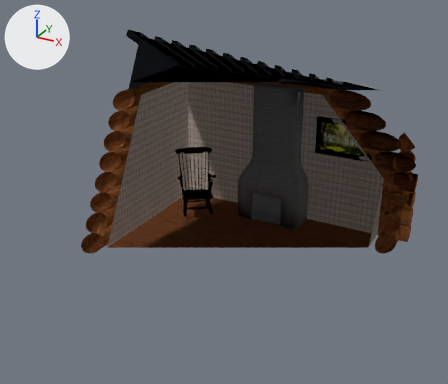
The Blender file objects/buildings/Chalet/V1/chalet.blend, before and after one commit.
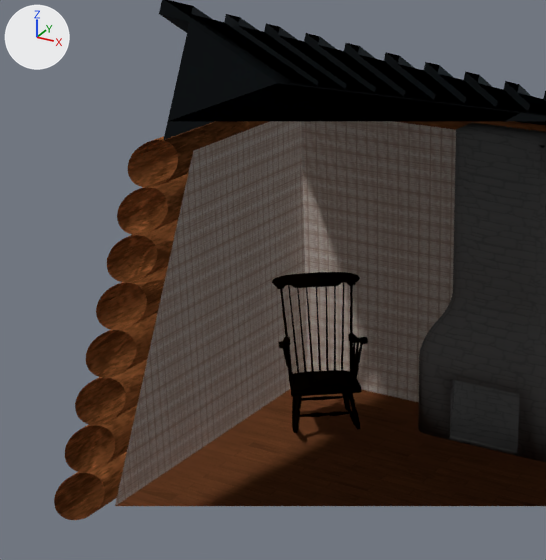
The first picture shows the older version from a 50 mm lens placed at (26.9, -51.7, 32.7), pointed at (-0.3, -2.1, 7.9). The close-ups show the older and then the newer version on the part from 13% to 65% of the width and 8% to 71% of the height of that picture. Only the edits that show in the close-ups are written down. Arrows for +X, +Y and +Z are at upper left; the lights stay in place. Everything nearer to the camera than a plane just in front of the edit is cut away.

Objects in the first close-up: 'Arm Spindles', 'Arms', 'Back Spindles', 'Cube.001', 'Cube.002', 'Cube.003', 'Cube.004', 'Cylinder', 'Cylinder.002', 'Legs', 'Rail', 'Rockers', 'Seat'.
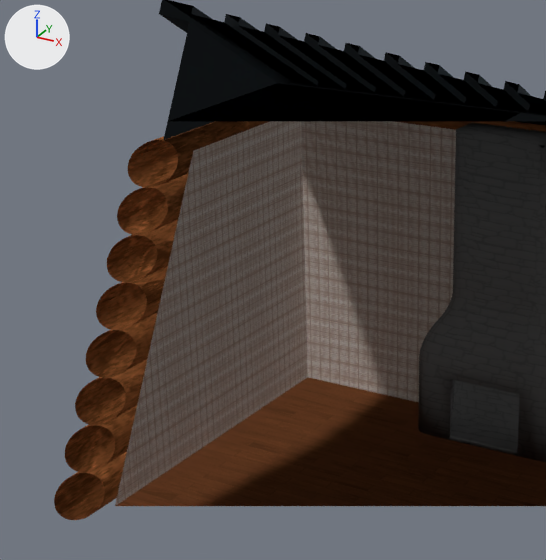
What differs and where, as boxes (x1, y1, x2, y2) in the close-ups (546 x 560 px):
'Seat', deleted: before (289, 370, 361, 397)
'Rail', deleted: before (272, 272, 360, 289)
'Back Spindles', deleted: before (288, 282, 344, 374)
'Arm Spindles', deleted: before (280, 285, 363, 384)
'Legs', deleted: before (292, 393, 360, 430)
'Arms', deleted: before (279, 334, 368, 348)
'Rockers', deleted: before (292, 394, 361, 433)

The change in detail:
Object 'Seat' (ob_seat) is deleted.
Object 'Rockers' (ob_rockers) is deleted.
Object 'Rail' (ob_rail) is deleted.
Object 'Legs' (ob_legs) is deleted.
Object 'Back Spindles' (ob_back_spindles) is deleted.
Object 'Arms' (ob_arms) is deleted.
Object 'Arm Spindles' (ob_arm_spindles) is deleted.
